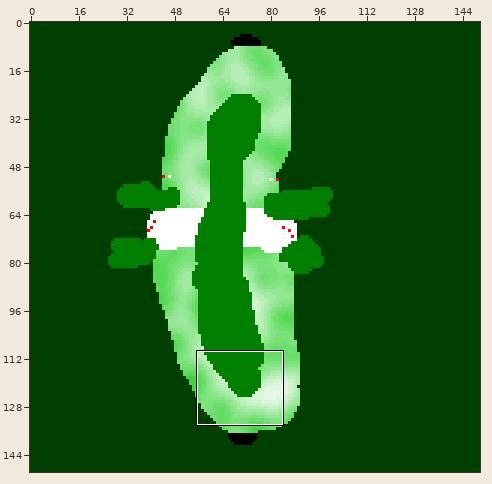
Two versions of one sprite sheet, Run/Assets/Textures/Maps/tutorial5.png. The picture above shows the old version from afar; the outline marks the close-up.
Close-up. First the earlier version:
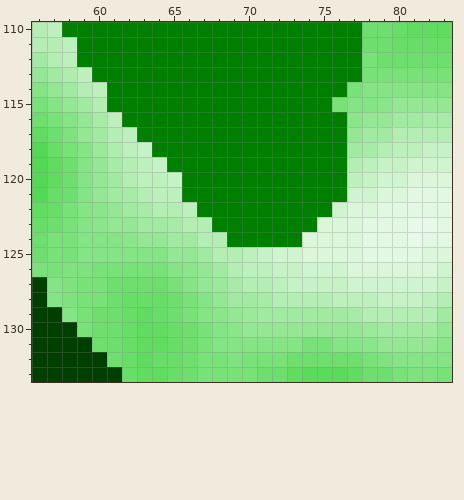
The file is 150x150 pixels. Colours within 5 levels of each other are drawn and written as one. Shown: x 56..83, y 110..133.
After the commit:
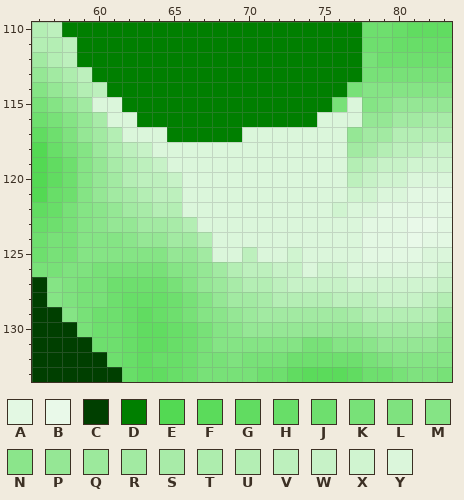
Palette (. is transparent): A #e3f8e3  B #e9f9e9  C #003f00  D #007f00  E #53d953  F #5bdb5b  G #61dc61  H #68de68  J #6edf6e  K #78e178  L #7fe27f  M #85e485  N #8be58b  P #95e795  Q #9ce99c  R #a2eaa2  S #a8eba8  T #aeedae  U #b4eeb4  V #bdf0bd  W #c7f2c7  X #d0f4d0  Y #dbf6db
Commit: fix: Tutorial level fix. Loading fix.
Difference:
y 115: x 60..61 UD -> YY; x 77 M -> Y
y 116: x 61..62 VD -> YY; x 75..77 DDN -> YYY
y 117: x 62..64 VDD -> YYY; x 70..76 DDDDDDD -> YYYYYYY
y 118: x 64..76 DDDDDDDDDDDDD -> YYYYYYYYYYYYY
y 119: x 65..76 DDDDDDDDDDDD -> YYYYYYYYYYYY
y 120..121: x 66..76 DDDDDDDDDDD -> YYYYYYYYYYY
y 122: x 66..75 VDDDDDDDDD -> YYYYYYYYYY
y 123: x 67..74 UDDDDDDD -> YYYYYYYY
y 124: x 68..73 UDDDDD -> YYYYYY
y 125: x 68..69 UU -> YY; x 71..72 WX -> YY
y 126: x 74 X -> Y
Changed places in both close-ups, as pixel boxes (x1, y1, x2, y2):
changed: (92, 97, 362, 277)
